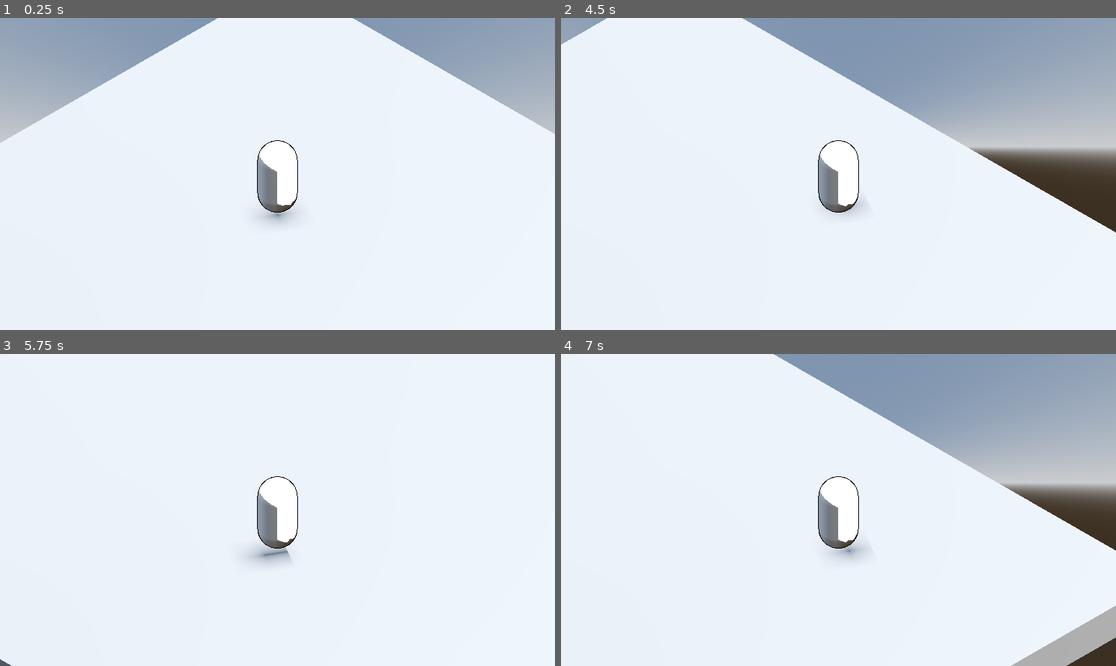
Above: before the commit, frames 1-4 (two rows, left to right).
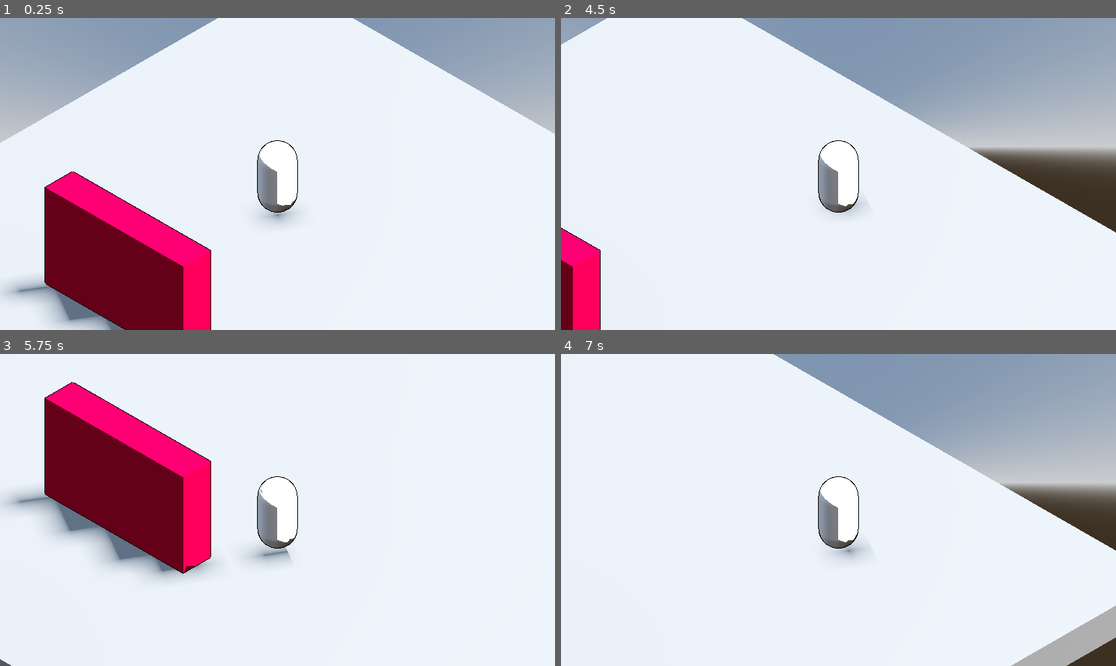
Above: after the commit, the same moments.

Repository: yashGhela/textmeback
Game: Godot game, scene res://levels/devlab.tscn
The game is run twice, just before and just after one commit, with the same random seed, the same clock (stepped at 60 frames per second) and the same inputs. The project has no main scene, so this scene is started directly.
Inputs:
- Up to frame 1 (0.25 s): no input
- Up to frame 2 (4.5 s): tap Enter (ui_accept) at 0.5, 0.77, 1.52, 3.02, 3.77 s; hold D (right) 0.53-1.28 s; hold S (back) 1.28-2.03 s; hold D (right) 2.03-2.78 s; hold W (forward) 2.78-3.53 s; hold A (left) from 3.53 s (still down)
- Up to frame 3 (5.75 s): tap Enter (ui_accept) at 4.52 s; release A (left) at 5.03 s; hold S (back) from 5.03 s (still down)
- Up to frame 4 (7 s): release S (back) at 5.78 s; hold D (right) 5.78-6.53 s; tap Enter (ui_accept) at 6.02, 6.77 s; hold W (forward) from 6.53 s (still down)

The runs differ from the first frame. In frame 1, 12% of the frame differs, in the area x 0-39%, y 49-100%; in frame 2, 2.1%; in frame 3, 14%, in the area x 0-48%, y 8-73%; in frame 4, nothing differs.

Commit message:
barrier is fighting me

Diff:
--- a/game-elements/barrier.tscn
+++ b/game-elements/barrier.tscn
@@ -6,35 +6,35 @@
 [ext_resource type="Texture2D" uid="uid://dmfydmdgl0paw" path="res://game-elements/shaders/fresnelgradient.tres" id="4_5oegf"]
 [ext_resource type="Script" uid="uid://bs3ugc7gpcb54" path="res://scripts/barrier.gd" id="5_rqa58"]
 
-[sub_resource type="BoxMesh" id="BoxMesh_om75w"]
+[sub_resource type="BoxShape3D" id="BoxShape3D_dw2qa"]
+size = Vector3(6.954468, 3.074463, 5.0085526)
+
+[sub_resource type="BoxMesh" id="BoxMesh_iqklc"]
 size = Vector3(5, 3, 1)
 
-[sub_resource type="ShaderMaterial" id="ShaderMaterial_xu15f"]
+[sub_resource type="ShaderMaterial" id="ShaderMaterial_qu6cu"]
 render_priority = 0
 shader = ExtResource("1_dw2qa")
 shader_parameter/outline_color = Color(0, 0, 0, 1)
 shader_parameter/outline_width = 2.0
 
-[sub_resource type="ShaderMaterial" id="ShaderMaterial_akf43"]
+[sub_resource type="ShaderMaterial" id="ShaderMaterial_d58au"]
 render_priority = 0
-next_pass = SubResource("ShaderMaterial_xu15f")
+next_pass = SubResource("ShaderMaterial_qu6cu")
 shader = ExtResource("2_rqa58")
-shader_parameter/albedo = Color(0.8980392, 0, 0.23921569, 1)
+shader_parameter/albedo = Color(0.7058824, 0, 0.21960784, 1)
 shader_parameter/color_gradient = ExtResource("3_bva0l")
 shader_parameter/fresnel_gradient = ExtResource("4_5oegf")
 
-[sub_resource type="ConvexPolygonShape3D" id="ConvexPolygonShape3D_iqklc"]
+[sub_resource type="ConvexPolygonShape3D" id="ConvexPolygonShape3D_dw2qa"]
 points = PackedVector3Array(2.5, 1.5, 0.5, 2.5, 1.5, -0.5, -2.5, 1.5, 0.5, 2.5, -1.5, 0.5, 2.5, -1.5, -0.5, -2.5, 1.5, -0.5, -2.5, -1.5, 0.5, -2.5, -1.5, -0.5)
 
-[sub_resource type="BoxShape3D" id="BoxShape3D_dw2qa"]
-size = Vector3(5.688965, 3.6035156, 2.3815155)
-
-[sub_resource type="Animation" id="Animation_dw2qa"]
+[sub_resource type="Animation" id="Animation_bva0l"]
 length = 0.001
 tracks/0/type = "value"
 tracks/0/imported = false
 tracks/0/enabled = true
-tracks/0/path = NodePath(".:position")
+tracks/0/path = NodePath("MeshInstance3D:position")
 tracks/0/interp = 1
 tracks/0/loop_wrap = true
 tracks/0/keys = {
@@ -46,15 +46,15 @@
 
 [sub_resource type="Animation" id="Animation_rqa58"]
 resource_name = "shake"
-length = 0.36
+length = 0.27
 tracks/0/type = "value"
 tracks/0/imported = false
 tracks/0/enabled = true
-tracks/0/path = NodePath(".:position")
+tracks/0/path = NodePath("MeshInstance3D:position")
 tracks/0/interp = 1
 tracks/0/loop_wrap = true
 tracks/0/keys = {
-"times": PackedFloat32Array(0.0009999999, 0.10000001, 0.20000002, 0.26666668, 0.36666667),
+"times": PackedFloat32Array(0, 0.06666667, 0.1, 0.16666667, 0.26666668),
 "transitions": PackedFloat32Array(1, 1, 1, 1, 1),
 "update": 0,
 "values": [Vector3(0, 0, 0), Vector3(0, 0, 0.1), Vector3(0, 0, 0), Vector3(0, 0, -0.1), Vector3(0, 0, 0)]
@@ -62,25 +62,28 @@
 
 [sub_resource type="AnimationLibrary" id="AnimationLibrary_bva0l"]
 _data = {
-&"RESET": SubResource("Animation_dw2qa"),
+&"RESET": SubResource("Animation_bva0l"),
 &"shake": SubResource("Animation_rqa58")
 }
 
-[node name="Barrier" type="MeshInstance3D" unique_id=704768948]
-mesh = SubResource("BoxMesh_om75w")
-surface_material_override/0 = SubResource("ShaderMaterial_akf43")
-
-[node name="StaticBody3D" type="StaticBody3D" parent="." unique_id=1553292051]
-
-[node name="CollisionShape3D" type="CollisionShape3D" parent="StaticBody3D" unique_id=1008479798]
-shape = SubResource("ConvexPolygonShape3D_iqklc")
-
-[node name="InteractionArea" type="Area3D" parent="." unique_id=1148839746]
+[node name="Barrier" type="Area3D" unique_id=1751531890]
 script = ExtResource("5_rqa58")
 
-[node name="CollisionShape3D" type="CollisionShape3D" parent="InteractionArea" unique_id=1736659856]
-transform = Transform3D(1, 0, 0, 0, 1, 0, 0, 0, 1, -0.026611328, -0.0029296875, 0.06757355)
+[node name="CollisionShape3D" type="CollisionShape3D" parent="." unique_id=4734304]
+transform = Transform3D(1, 0, 0, 0, 1, 0, 0, 0, 1, 0.14898682, 0.19299316, -0.19496405)
 shape = SubResource("BoxShape3D_dw2qa")
 
-[node name="AnimationPlayer" type="AnimationPlayer" parent="." unique_id=513474334]
+[node name="MeshInstance3D" type="MeshInstance3D" parent="." unique_id=514046629]
+mesh = SubResource("BoxMesh_iqklc")
+surface_material_override/0 = SubResource("ShaderMaterial_d58au")
+
+[node name="StaticBody3D" type="StaticBody3D" parent="MeshInstance3D" unique_id=2045338739]
+
+[node name="CollisionShape3D" type="CollisionShape3D" parent="MeshInstance3D/StaticBody3D" unique_id=1996735933]
+shape = SubResource("ConvexPolygonShape3D_dw2qa")
+
+[node name="AnimationPlayer" type="AnimationPlayer" parent="." unique_id=784865688]
 libraries/ = SubResource("AnimationLibrary_bva0l")
+
+[connection signal="area_entered" from="." to="." method="_on_area_entered"]
+[connection signal="area_exited" from="." to="." method="_on_area_exited"]
--- a/levels/devlab.tscn
+++ b/levels/devlab.tscn
@@ -1,6 +1,7 @@
 [gd_scene format=3 uid="uid://p7jh47ljc7oj"]
 
 [ext_resource type="PackedScene" uid="uid://cqmr6h5f2qftu" path="res://game-elements/player.tscn" id="1_hnn2g"]
+[ext_resource type="PackedScene" uid="uid://df1ey8l4lmwag" path="res://game-elements/barrier.tscn" id="2_3xhu2"]
 
 [sub_resource type="ProceduralSkyMaterial" id="ProceduralSkyMaterial_hnn2g"]
 sky_horizon_color = Color(0.66224277, 0.6717428, 0.6867428, 1)
@@ -40,3 +41,7 @@
 
 [node name="Player" parent="." unique_id=642970210 instance=ExtResource("1_hnn2g")]
 transform = Transform3D(1, 0, 0, 0, 1, 0, 0, 0, 1, -2.818861, 1.6111116, -2.5348568)
+
+[node name="Barrier" parent="." unique_id=545010965 node_paths=PackedStringArray("Player") instance=ExtResource("2_3xhu2")]
+transform = Transform3D(1, 0, 0, 0, 1, 0, 0, 0, 1, -2.1364832, 2.1111126, 3.5728974)
+Player = NodePath("../Player")
--- a/scripts/barrier.gd
+++ b/scripts/barrier.gd
@@ -1,13 +1,25 @@
-extends MeshInstance3D
+extends Area3D
+
+@onready var animation_player: AnimationPlayer = $AnimationPlayer
+
+var active_area = false
+@export var is_interactable:=true
+@export var Player:Node3D
+var location
+
+func _input(event):
+	if active_area and event.is_action_pressed("interact") and is_interactable:
+		print("Interacting")
+		animation_player.play("shake")
+		#Signalbus.emit_signal("shelfShaken", location) this will send the location to the boss ai
 
 
-@onready var animation_player: AnimationPlayer = $AnimationPlayer
-var active_area = false
+
+func _on_area_entered(area: Area3D) -> void:
+	print(active_area)
+	active_area=true # Replace with function body.
 
 
-func _input(event):
-	if active_area and event.is_action_pressed("interact"):
-		print("Interacting")
-		#Signalbus.emit_signal("display_dialog", dialog_key)
-		#Signalbus.emit_signal("talking")
-		#
+func _on_area_exited(area: Area3D) -> void:
+	print(active_area)
+	active_area=false # Replace with function body.
